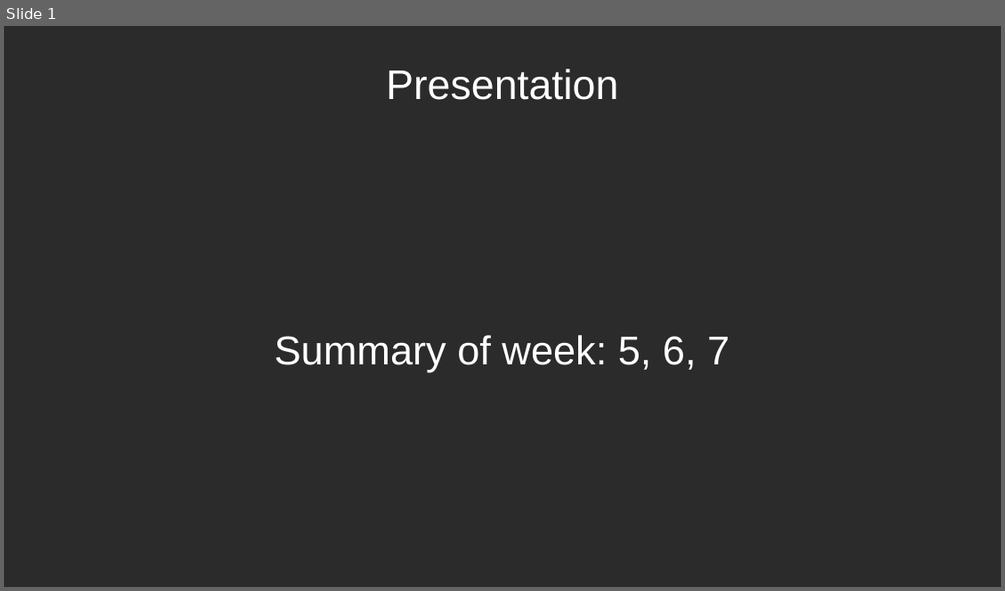
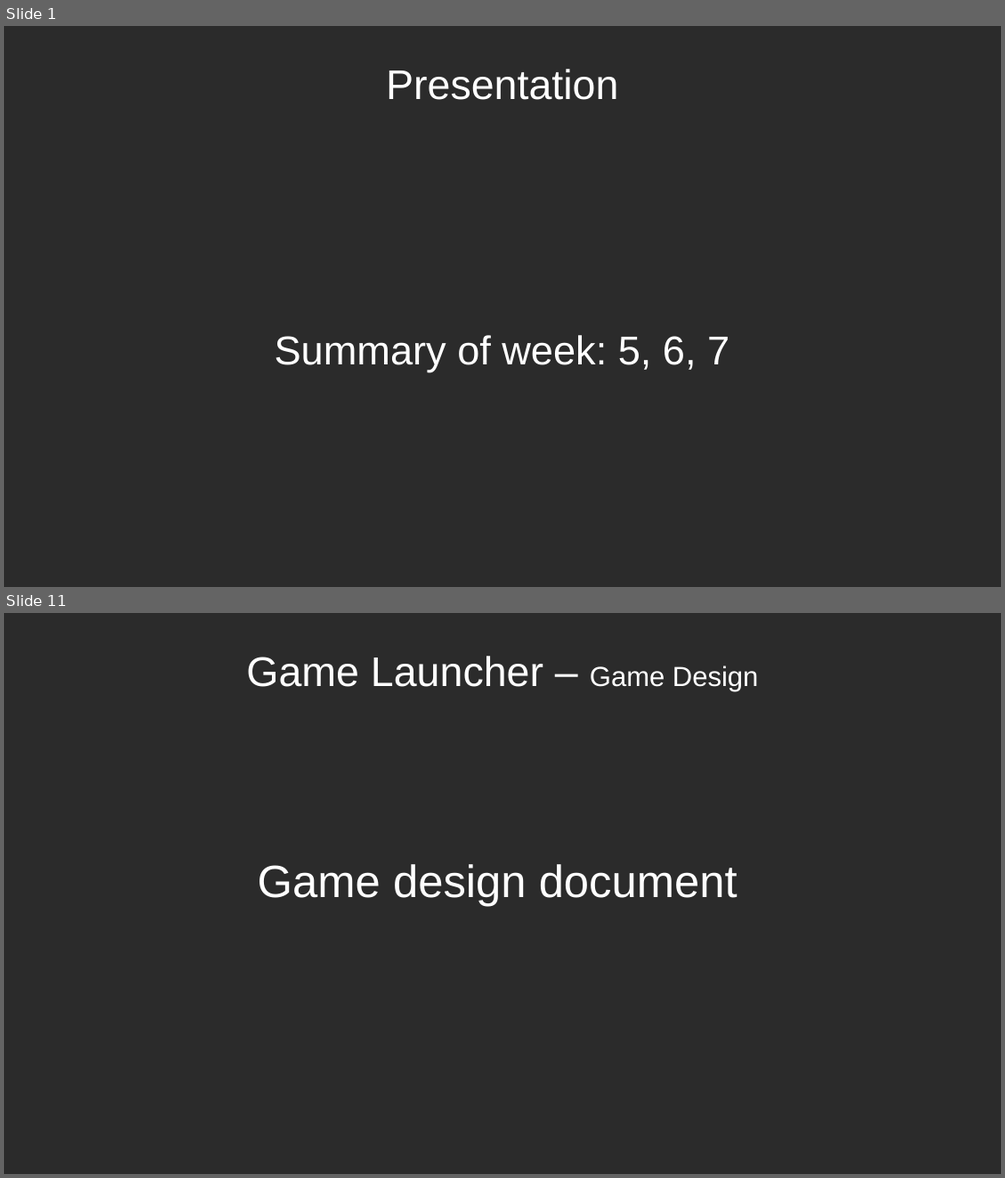
Before and after one commit to itzwolly/CardGameX, a slide deck: Presentation/Presentation_week-5-6-7.pptx. Shown one above the other, each under a label of ours: slide 1 before the commit, slides 1 and 11 after it; the slides between them are not shown. The pictures are 1005x591 and 1005x1178 pixels, drawn with LibreOffice and Linux fonts; fonts in the diff are those of the drawing; background and template pictures are left out; a plain dark background stands for a picture behind light text. Boxes give left, top, right and bottom in pixels: in the first picture for what was removed or moved away, otherwise in the second. Text is boxed around its words. In the diff, an @@ line names an element or a change of style, - is before the commit and + after.

```diff
--- a/Presentation/Presentation_week-5-6-7.pptx
+++ b/Presentation/Presentation_week-5-6-7.pptx
@@ slide 11 added at (x1=4, y1=613, x2=1001, y2=1174), background picture (left out) @@
@@ text added at (x1=246, y1=656, x2=758, y2=691), 33 pt, text #FFFFFF @@
+Game Launcher – Game Design
@@ text added at (x1=258, y1=864, x2=737, y2=907), 36 pt, text #FFFFFF @@
+Game design document
```
Also in this commit, not shown: 7 slides changed, 3 other slides added.
